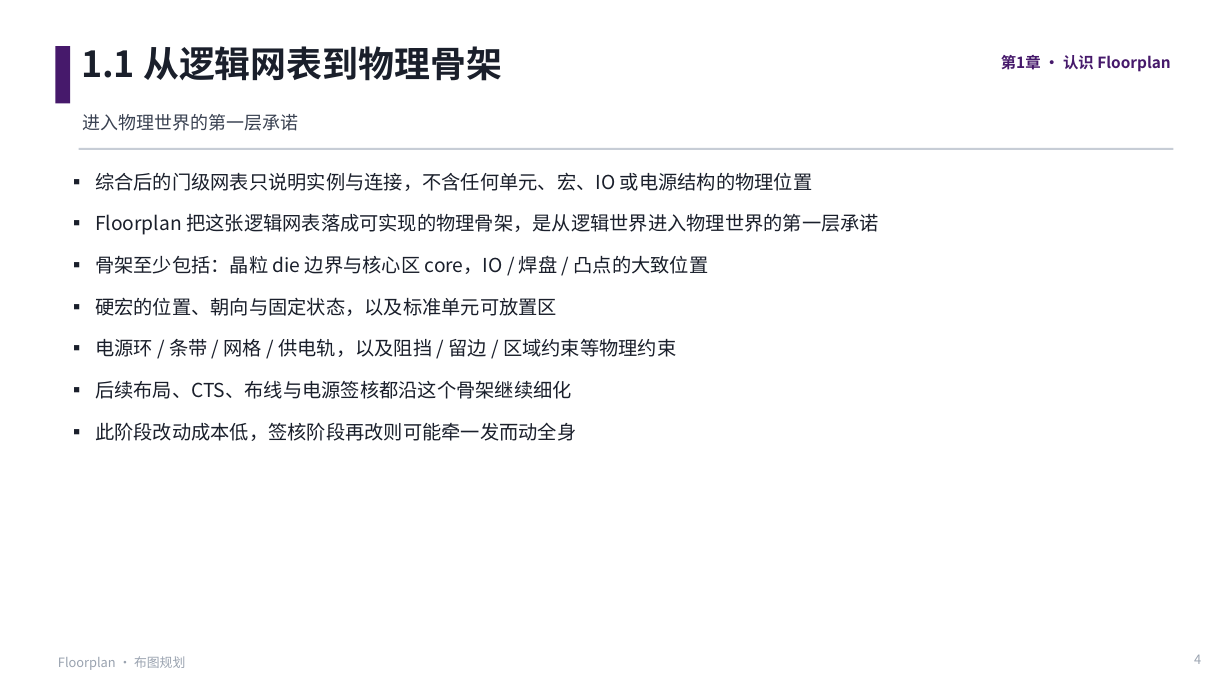
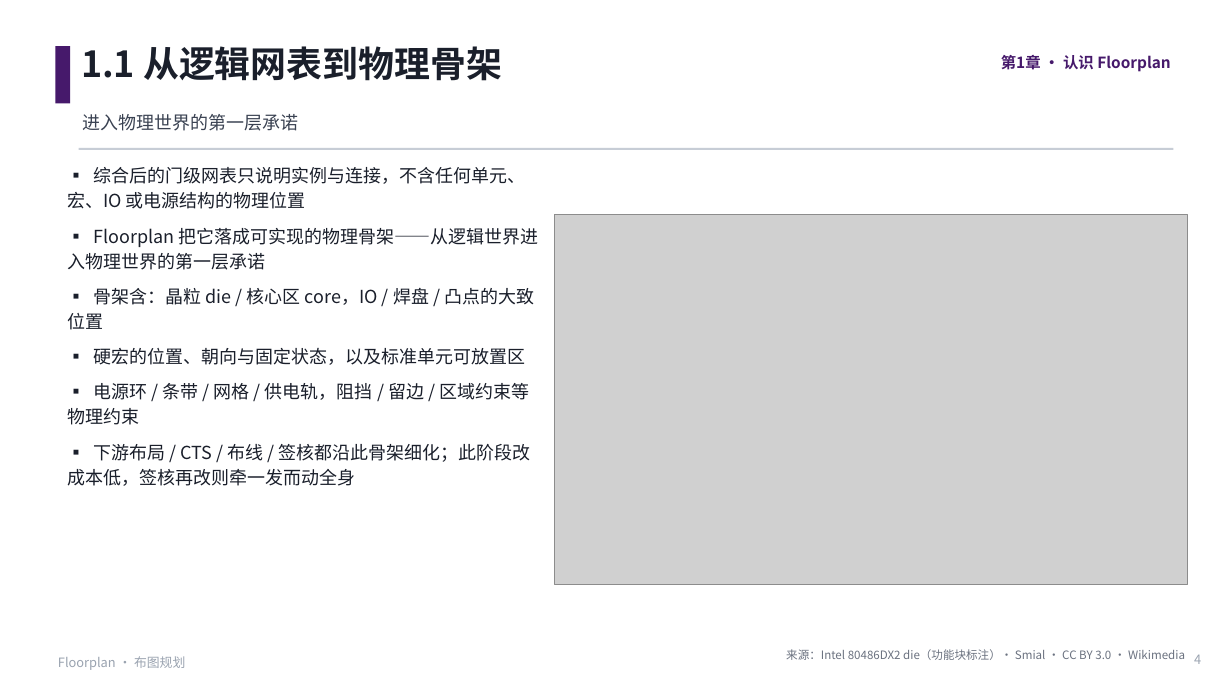
Before and after one commit to JinChengZ18/IC_Learning_Material, a slide deck: slide 4 of IC_Backend_Notes/slides/05_Floorplan - 副本.pptx. Drawn at 1232x693 pixels with LibreOffice and Linux fonts; fonts in the diff are those of the drawing; grey boxes stand for pictures. Boxes give left, top, right and bottom in pixels: in the first picture for what was removed or moved away, otherwise in the second. Text is boxed around its words. In the diff, an @@ line names an element or a change of style, - is before the commit and + after.

```diff
--- a/IC_Backend_Notes/slides/05_Floorplan - 副本.pptx
+++ b/IC_Backend_Notes/slides/05_Floorplan - 副本.pptx
@@ text at <box>67,167,525,365</box>: size 15 to 14 pt in "▪ 综合后的门级网表只说明实例与连接，不含任何单元、宏、IO 或电源结构的物理位置", "▪ 硬宏的位置、朝向与固定状态，以及标准单元可放置区"; line spacing 1.25 to 1.16; less space between paragraphs @@
@@ text at <box>67,228,539,330</box>: text changed; size 15 to 14 pt @@
-▪ Floorplan 把这张逻辑网表落成可实现的物理骨架，是从逻辑世界进入物理世界的第一层承诺
-▪ 骨架至少包括：晶粒 die 边界与核心区 core，IO / 焊盘 / 凸点的大致位置
+▪ Floorplan 把它落成可实现的物理骨架——从逻辑世界进入物理世界的第一层承诺
+▪ 骨架含：晶粒 die / 核心区 core，IO / 焊盘 / 凸点的大致位置
@@ picture added at <box>555,214,1188,584</box> @@
@@ text at <box>67,383,531,486</box>: text changed; size 15 to 14 pt @@
-▪ 电源环 / 条带 / 网格 / 供电轨，以及阻挡 / 留边 / 区域约束等物理约束
-▪ 后续布局、CTS、布线与电源签核都沿这个骨架继续细化
-▪ 此阶段改动成本低，签核阶段再改则可能牵一发而动全身
+▪ 电源环 / 条带 / 网格 / 供电轨，阻挡 / 留边 / 区域约束等物理约束
+▪ 下游布局 / CTS / 布线 / 签核都沿此骨架细化；此阶段改成本低，签核再改则牵一发而动全身
@@ text added at <box>786,649,1185,660</box>, 9 pt, text #6B7280 @@
+来源：Intel 80486DX2 die（功能块标注）· Smial · CC BY 3.0 · Wikimedia
```
Also in this commit, not shown: 10 other slides changed, 20 other files.
